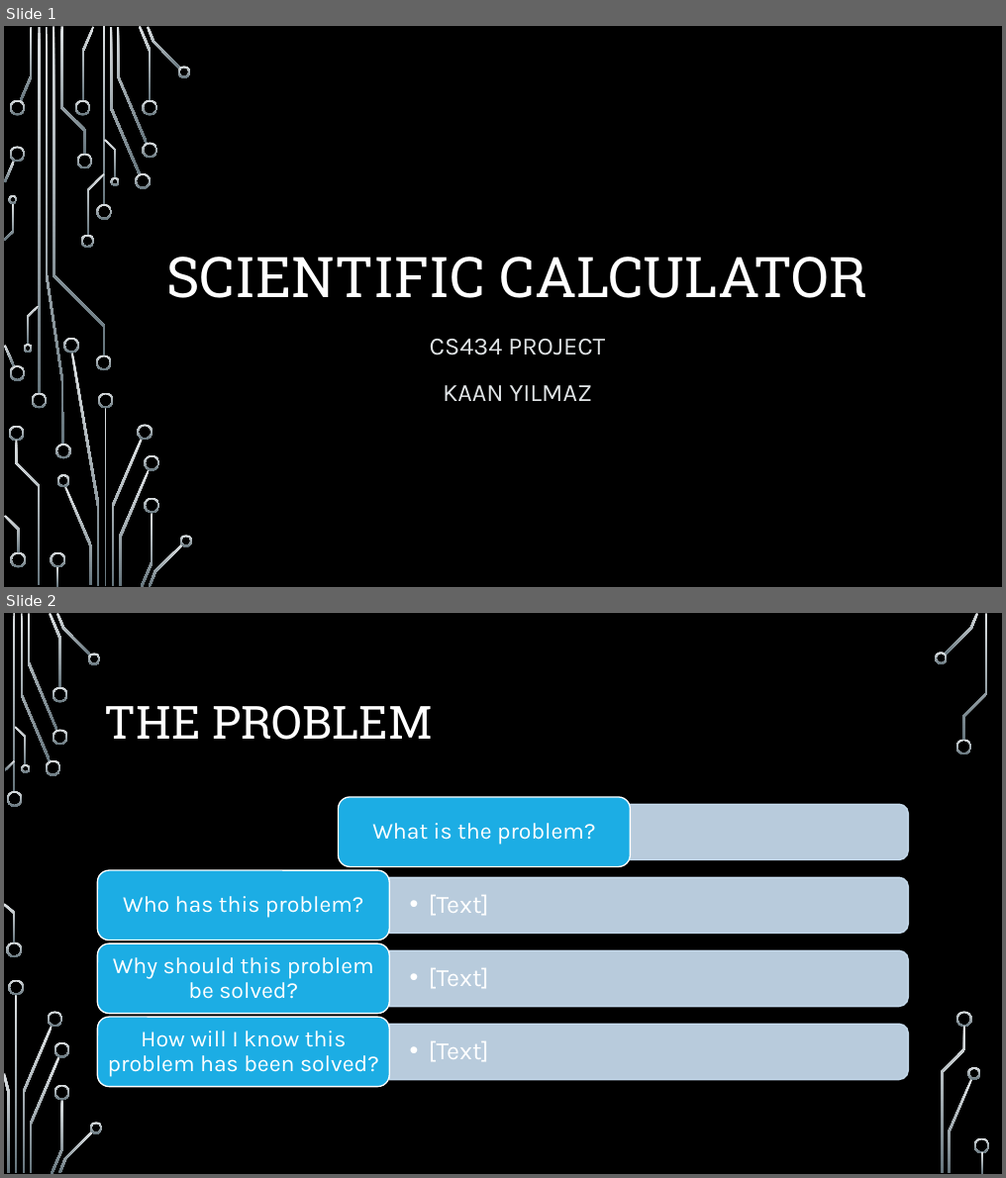
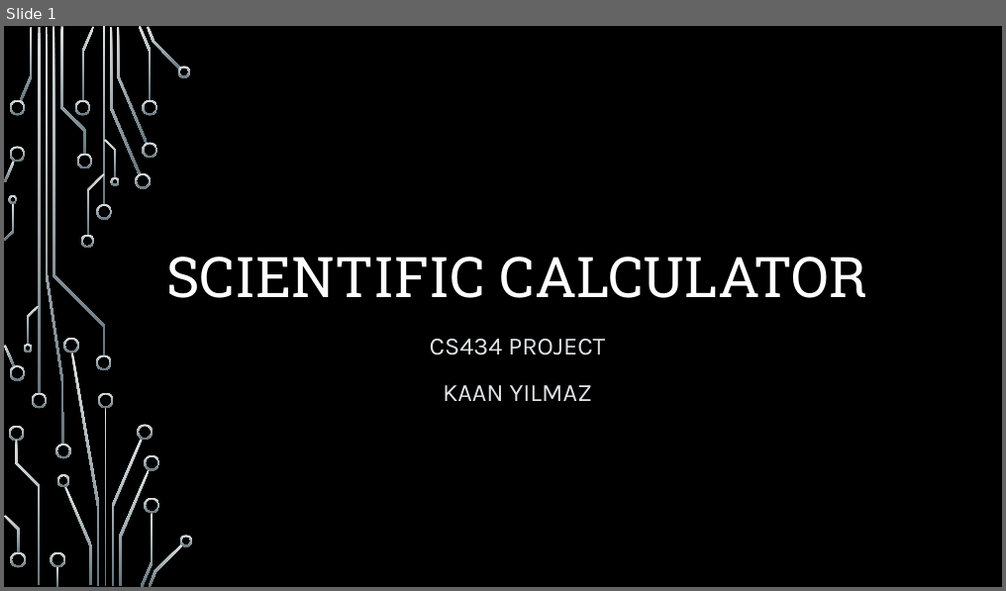
Before and after one commit to kaanyillmazz/SDP-MVC-Calculator, a slide deck: Scientific calculator.pptx. Shown one above the other, each under a label of ours: slides 1 and 2 before the commit, slide 1 after it. The pictures are 1006x1178 and 1006x591 pixels, drawn with LibreOffice and Linux fonts; fonts in the diff are those of the drawing; background and template pictures are left out. Boxes give left, top, right and bottom in pixels: in the first picture for what was removed or moved away, otherwise in the second. Text is boxed around its words. In the diff, an @@ line names an element or a change of style, - is before the commit and + after.

```diff
--- a/Scientific calculator.pptx
+++ b/Scientific calculator.pptx
@@ slide 2 removed at (x1=4, y1=613, x2=1002, y2=1174), background picture (left out) @@
@@ title removed at (x1=105, y1=705, x2=433, y2=740) @@
-THE PROBLEM
@@ group removed at (x1=98, y1=797, x2=908, y2=1087): 8 texts, 4 round same rects, 4 rounded rectangles @@
-  • [Text]
-What is the problem?
-  • [Text]
-Who has this problem?
-  • [Text]
-Why should this problem be solved?
-  • [Text]
-How will I know this problem has been solved?
@@ group removed at (x1=4, y1=613, x2=990, y2=1174): 33 freeform shapes, 3 rectangles @@
```
Also in this commit, not shown: 6 slides changed, 7 slides added, 24 other slides removed, 8 other files.
